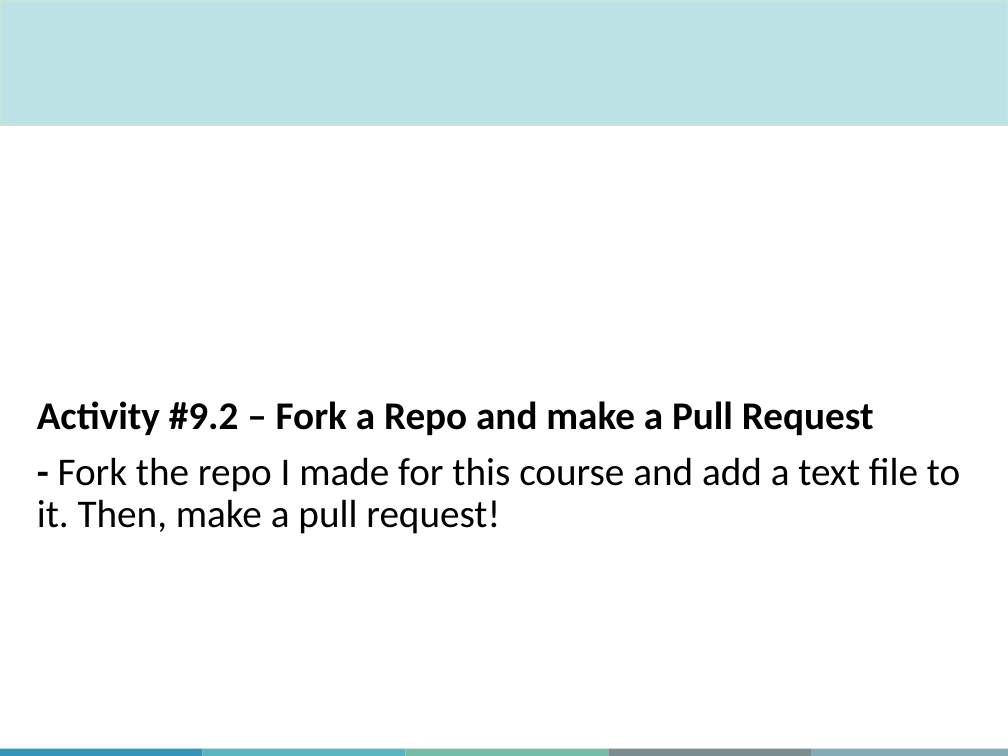
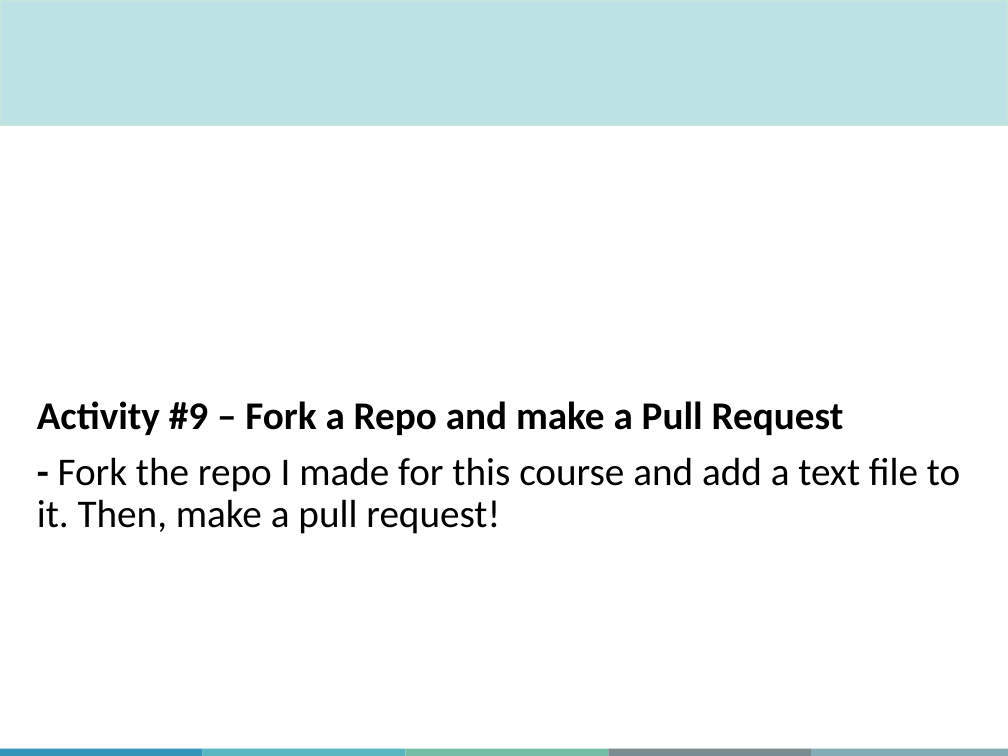
Before and after one commit to JudahZammit/IntroToGitHub, a slide deck: slide 65 of Slides/MiCM_GitHub_Workshop_sept_2026.pptx (slide 64 before the commit). Drawn at 1008x756 pixels with LibreOffice and Linux fonts; fonts in the diff are those of the drawing; background and template pictures are left out. Boxes give left, top, right and bottom in pixels: in the first picture for what was removed or moved away, otherwise in the second. Text is boxed around its words. In the diff, an @@ line names an element or a change of style, - is before the commit and + after.

```diff
--- a/Slides/MiCM_GitHub_Workshop_sept_2026.pptx
+++ b/Slides/MiCM_GitHub_Workshop_sept_2026.pptx
@@ text at bbox=[37, 401, 844, 435]: text changed @@
-Activity #9.2 – Fork a Repo and make a Pull Request
+Activity #9 – Fork a Repo and make a Pull Request
```
Also in this commit, not shown: 6 other slides changed, 1 slide added, 1 other file.
